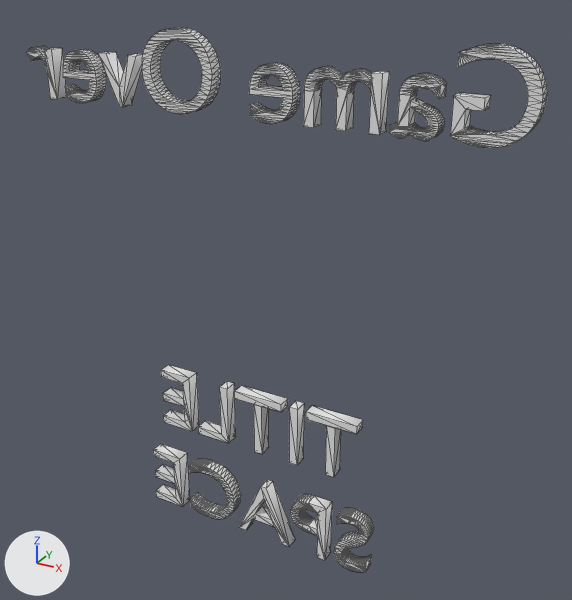
The OBJ model DirectXGame/Resources/GameOverScene/GameOverScene.obj, before and after one commit.
The view is the same before and after, from a 50 mm lens placed at (20.9, -34.3, 15.9), pointed at (1.4, 1.2, -1.9). The lights are fixed; the arrows at lower left show +X, +Y and +Z. The first picture is the older version. Mesh edges are drawn as thin lines. Where no turn or scale is listed for an object, it has been applied to the vertices.

In view in the first picture: 'SPACE.001', 'テキスト', 'テキスト.002'.
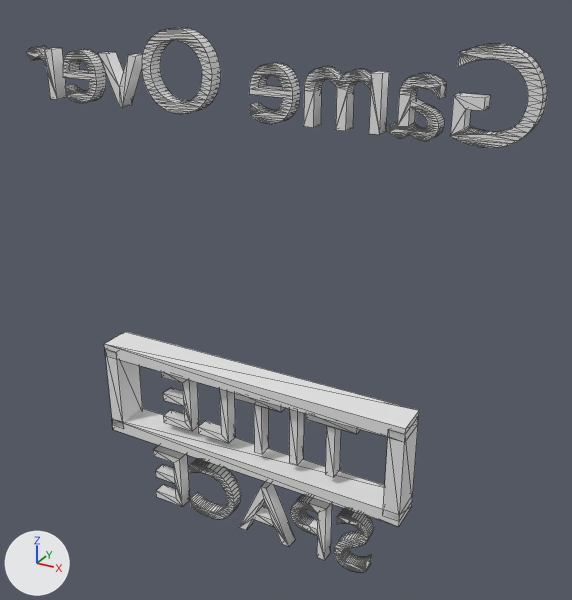
Changed parts and their boxes (x1, y1, x2, y2) in the pictures (572 x 600 px):
'立方体.001', added
    after: (104, 332, 419, 442)
'立方体.002', added
    after: (112, 408, 413, 527)
'立方体.003', added
    after: (383, 425, 418, 520)
'立方体.008', added
    after: (105, 350, 143, 428)

Edits to the bpy script that builds the scene:
```text
Add mat_マテリアル_007:
    mat_マテリアル_007 = principled_material('マテリアル.007')
    mat_マテリアル_007.base_color = (0.8, 0.8, 0.8)  # white #e7e7e7
Add me_立方体_008:
    me_立方体_008.from_pydata(...)  # a box spanning x -10.33..-9.39, y -1.0..1.0, z -12.39..-6.82
    me_立方体_008.materials.append(mat_マテリアル_007)  # white #e7e7e7
Add me_立方体_003:
    me_立方体_003.from_pydata(...)  # a box spanning x 8.63..9.57, y -1.0..1.0, z -12.39..-6.82
    me_立方体_003.materials.append(mat_マテリアル_007)  # white #e7e7e7
Add me_立方体_002:
    me_立方体_002.from_pydata(...)  # a box spanning x -10.3..9.6, y -1.0..1.0, z -12.8..-11.9
    me_立方体_002.materials.append(mat_マテリアル_007)  # white #e7e7e7
Add me_立方体_001:
    me_立方体_001.from_pydata(...)  # a box spanning x -10.3..9.6, y -1.0..1.0, z -7.3..-6.5
    me_立方体_001.materials.append(mat_マテリアル_007)  # white #e7e7e7
Add ob_立方体_008:
    ob_立方体_008 = bpy.data.objects.new('立方体.008', me_立方体_008)
    ob_立方体_008.location = (0.0, 0.0, 0.0)
Add ob_立方体_003:
    ob_立方体_003 = bpy.data.objects.new('立方体.003', me_立方体_003)
    ob_立方体_003.location = (0.0, 0.0, 0.0)
Add ob_立方体_002:
    ob_立方体_002 = bpy.data.objects.new('立方体.002', me_立方体_002)
    ob_立方体_002.location = (0.0, 0.0, 0.0)
Add ob_立方体_001:
    ob_立方体_001 = bpy.data.objects.new('立方体.001', me_立方体_001)
    ob_立方体_001.location = (0.0, 0.0, 0.0)
```
